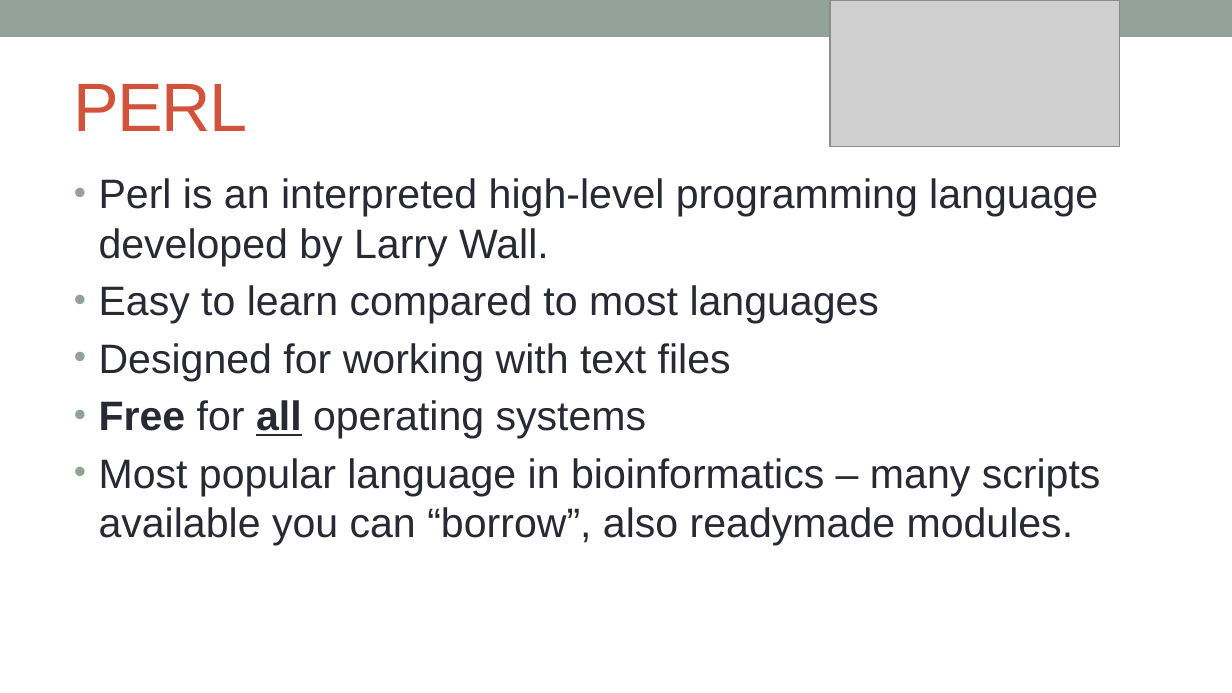
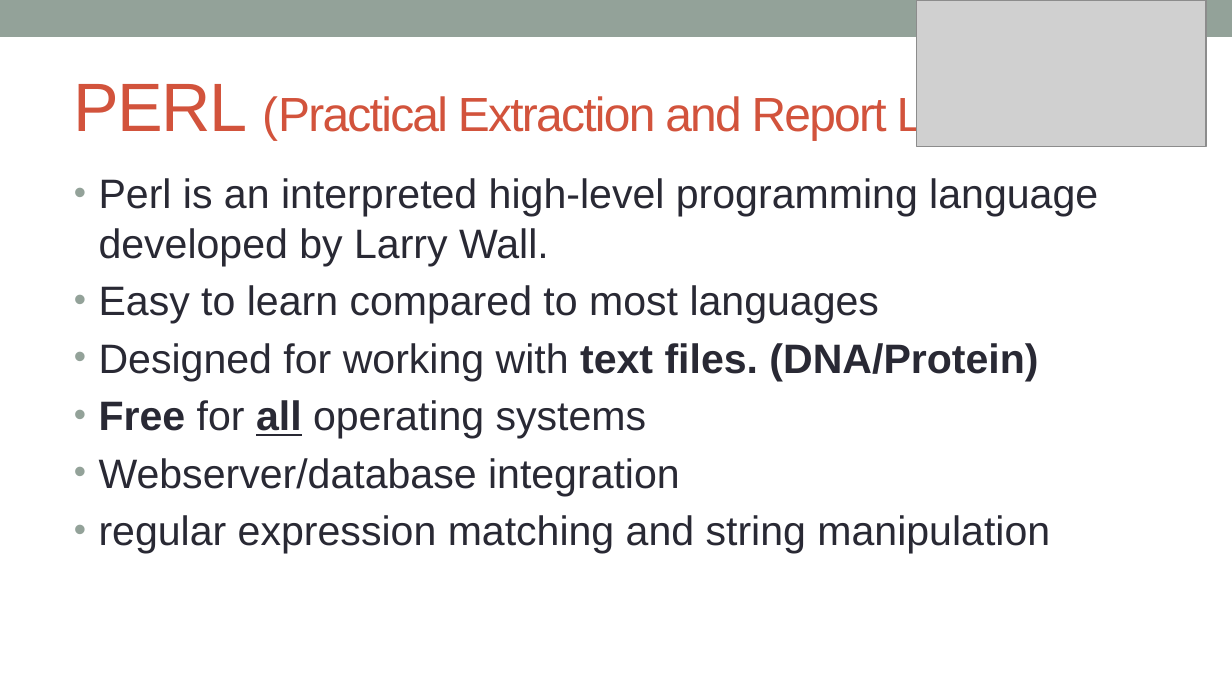
Before and after one commit to kanhu-pcr-code/bioinfo-PERL-course, a slide deck: slide 13 of PPTs/Programming-fundamentals.pptx (slide 14 before the commit). Drawn at 1232x693 pixels with LibreOffice and Linux fonts; fonts in the diff are those of the drawing; grey boxes stand for pictures. Boxes give left, top, right and bottom in pixels: in the first picture for what was removed or moved away, otherwise in the second. Text is boxed around its words. In the diff, an @@ line names an element or a change of style, - is before the commit and + after.

```diff
--- a/PPTs/Programming-fundamentals.pptx
+++ b/PPTs/Programming-fundamentals.pptx
@@ picture moved from (x1=830, y1=0, x2=1120, y2=147) to (x1=917, y1=0, x2=1206, y2=147) @@
@@ title at (x1=74, y1=84, x2=1114, y2=140): text changed; size 40 to 28 pt @@
-PERL
+PERL (Practical Extraction and Report Language)
@@ text at (x1=99, y1=343, x2=1038, y2=381): text changed; bold on @@
-• Designed for working with text files
+• Designed for working with text files. (DNA/Protein)
@@ text at (x1=99, y1=458, x2=1050, y2=553): text changed @@
-• Most popular language in bioinformatics – many scripts available you can “borrow”, also readymade modules.
+• Webserver/database integration
+• regular expression matching and string manipulation
```
Also in this commit, not shown: 2 slides added, 2 slides removed, 2 other files.
